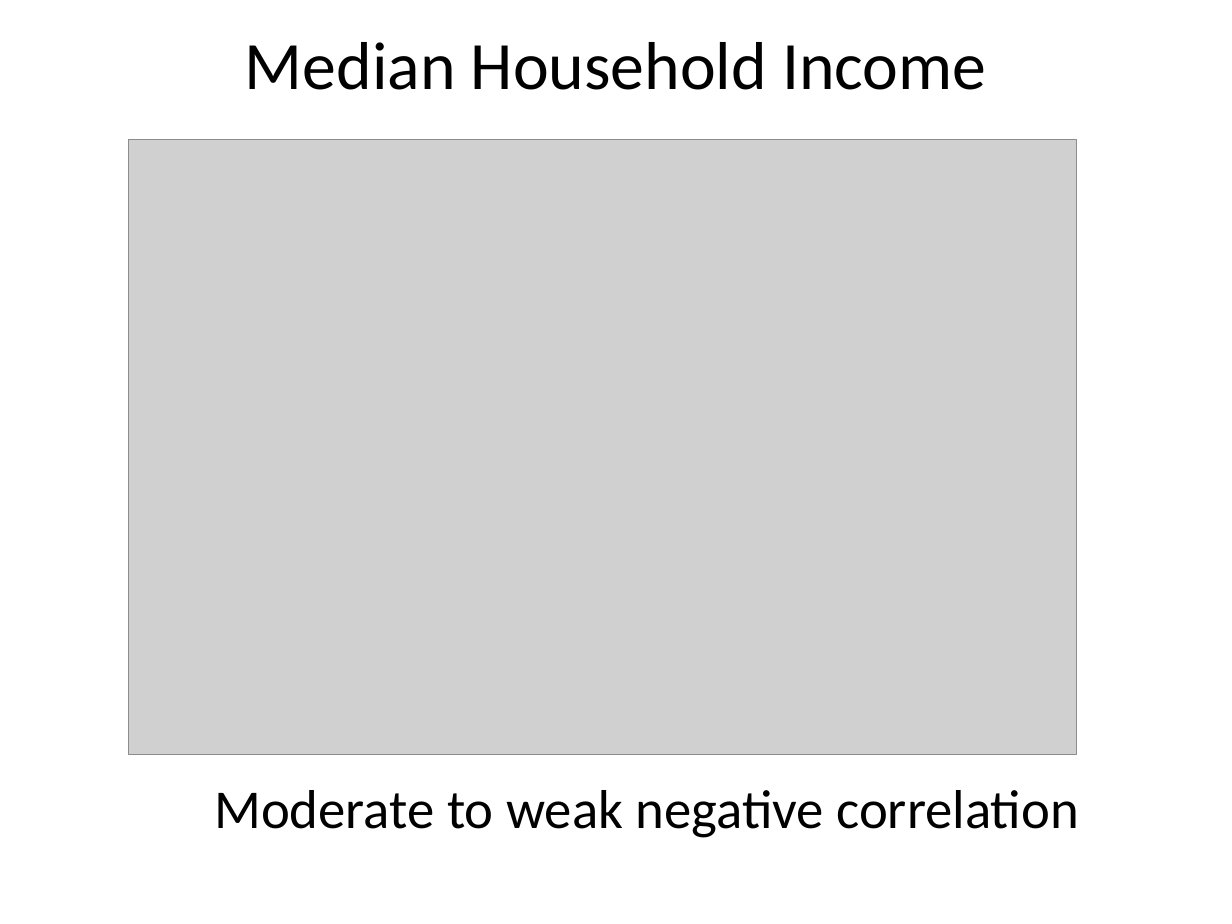
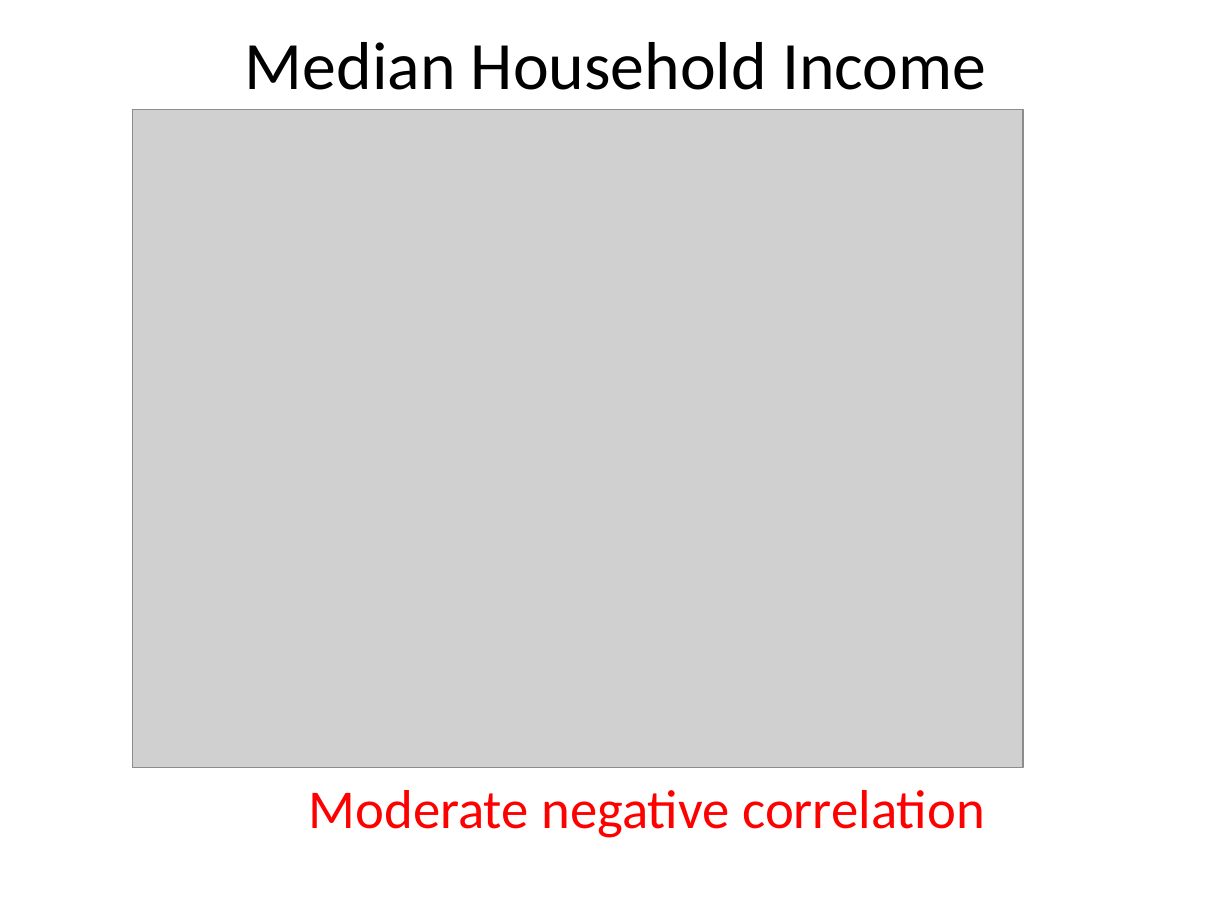
Before and after one commit to JeremyMcCormick/DAT_SF_14, a slide deck: slide 13 of myproject/Murder.pptx (slide 8 before the commit). Drawn at 1232x924 pixels with LibreOffice and Linux fonts; fonts in the diff are those of the drawing; grey boxes stand for pictures. Boxes give left, top, right and bottom in pixels: in the first picture for what was removed or moved away, otherwise in the second. Text is boxed around its words. In the diff, an @@ line names an element or a change of style, - is before the commit and + after.

```diff
--- a/myproject/Murder.pptx
+++ b/myproject/Murder.pptx
@@ picture: place and size @@
-picture at [128,139,1076,754]
+picture at [133,110,1024,768]
@@ text at [309,790,985,838]: text changed; text colour #000000 to #FF0000 @@
-Moderate to weak negative correlation
+Moderate negative correlation
```
Also in this commit, not shown: 10 other slides changed, 16 slides added, 4 slides removed, 3 other files.
